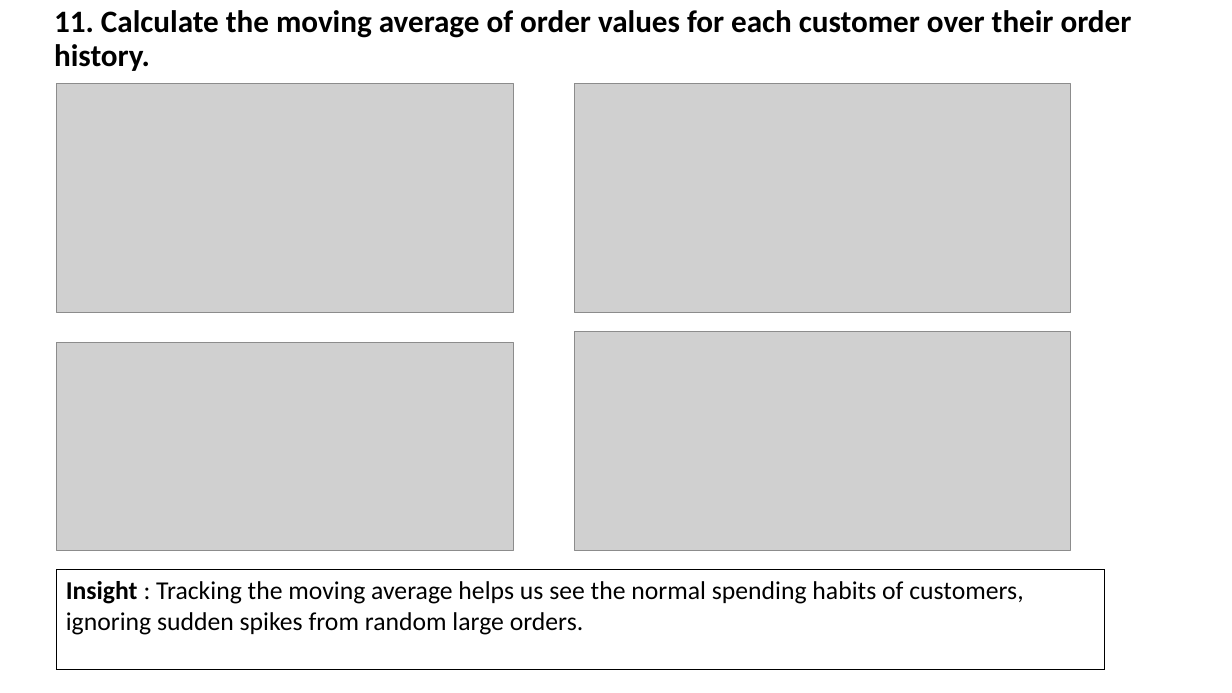
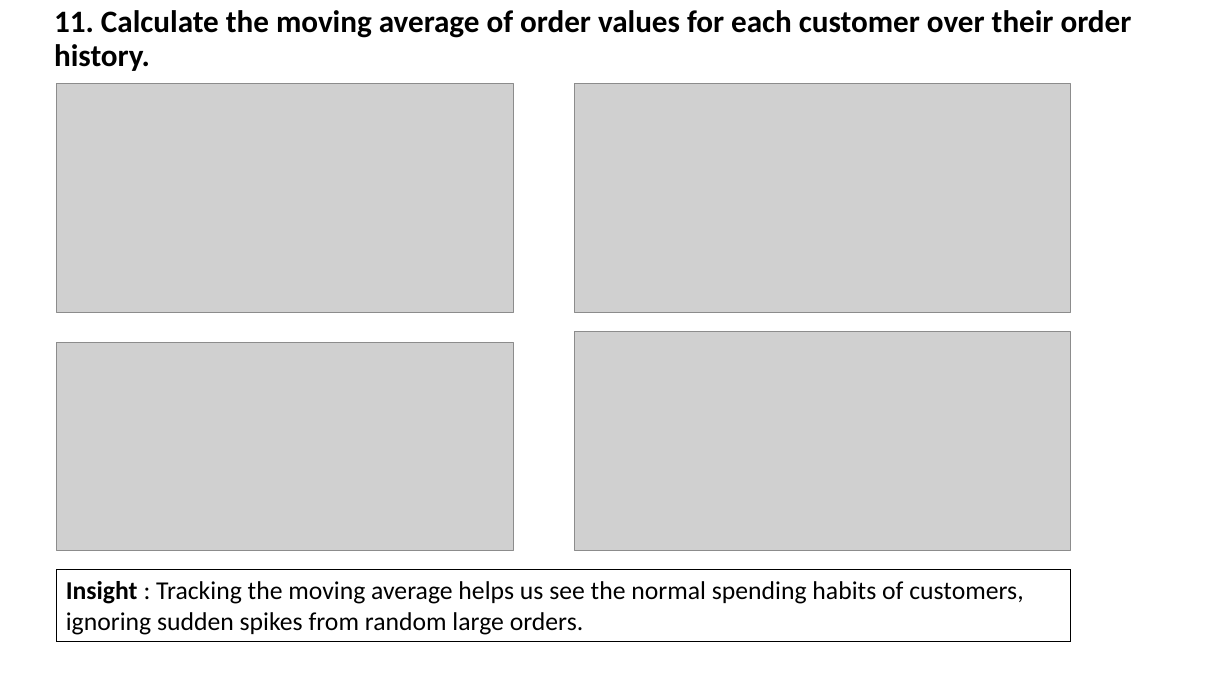
Before and after one commit to komalchahal/End-To-End-Sales-Analysis, a slide deck: slide 12 of Project Summary.pptx. Drawn at 1232x693 pixels with LibreOffice and Linux fonts; fonts in the diff are those of the drawing; grey boxes stand for pictures. Boxes give left, top, right and bottom in pixels: in the first picture for what was removed or moved away, otherwise in the second. Text is boxed around its words. In the diff, an @@ line names an element or a change of style, - is before the commit and + after.

```diff
--- a/Project Summary.pptx
+++ b/Project Summary.pptx
@@ rectangle "Insight : Tracking the moving ...": place and size @@
-rectangle "Insight : Tracking the moving ..." at (56,570,1104,670)
+rectangle "Insight : Tracking the moving ..." at (56,570,1070,641)
```
Also in this commit, not shown: 4 other slides changed.
